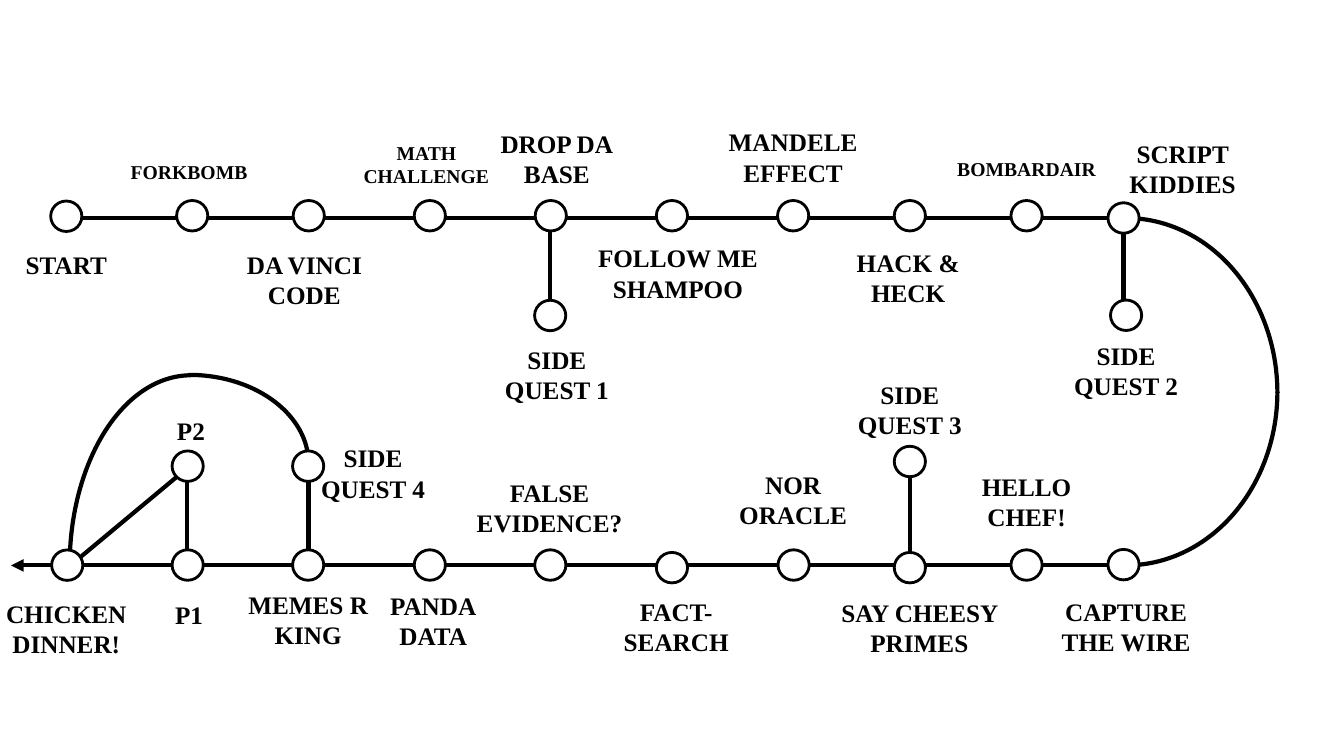
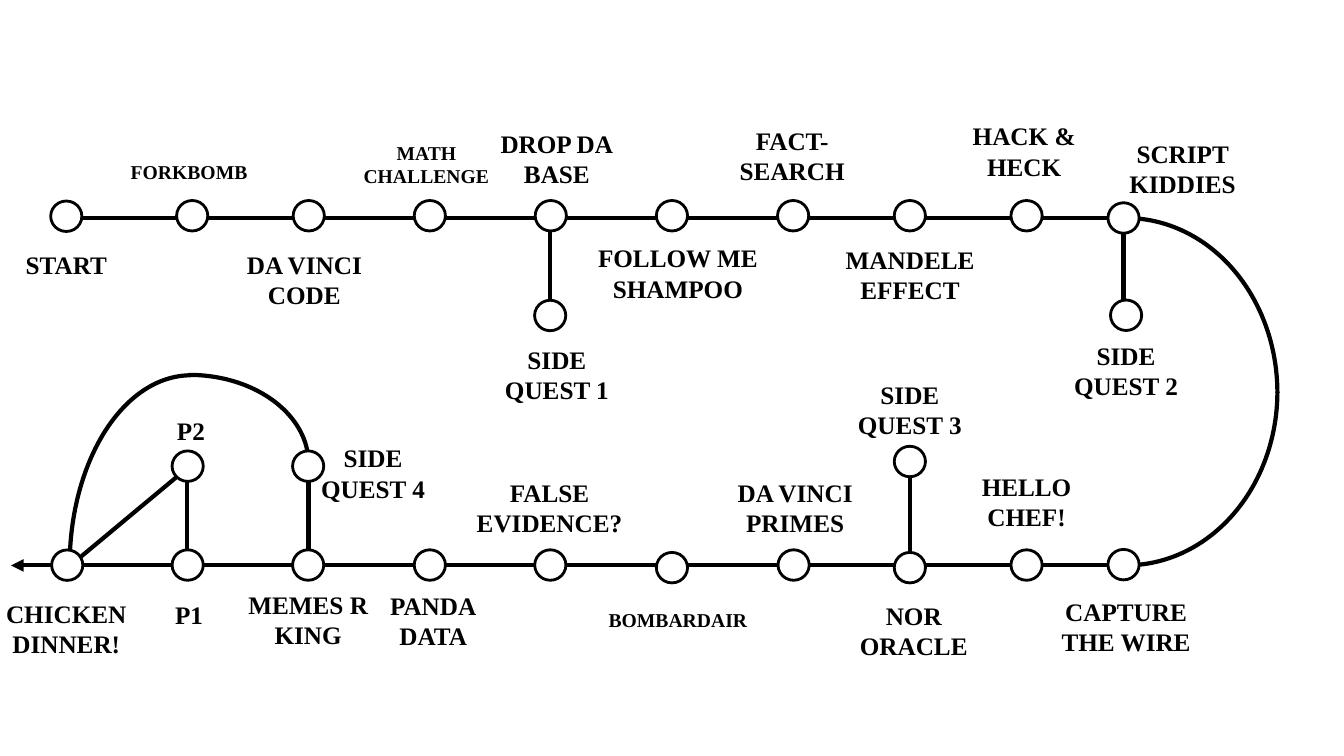
Before and after one commit to ngzhaoming/Capture-the-Flag-Wargame, a slide deck: slide 1 of CTF layout.pptx. Drawn at 1344x756 pixels with LibreOffice and Linux fonts; fonts in the diff are those of the drawing. Boxes give left, top, right and bottom in pixels: in the first picture for what was removed or moved away, otherwise in the second. Text is boxed around its words. In the diff, an @@ line names an element or a change of style, - is before the commit and + after.

```diff
--- a/CTF layout.pptx
+++ b/CTF layout.pptx
@@ text "HACK &": place and size @@
-text "HACK &" at (857,255,945,303)
+text "HACK &" at (973,128,1061,177)
@@ text "FACT-SEARCH": place and size @@
-text "FACT-SEARCH" at (624,604,729,652)
+text "FACT-SEARCH" at (740,133,845,181)
@@ text "MANDELE": place and size @@
-text "MANDELE" at (729,134,858,183)
+text "MANDELE" at (846,252,975,300)
@@ text at (738,485,852,533): text changed @@
-SAY CHEESY PRIMES
+DA VINCI
+PRIMES
@@ text "NOR ORACLE": place and size @@
-text "NOR ORACLE" at (739,477,847,525)
+text "NOR ORACLE" at (860,608,968,656)
@@ text "BOMBARDAIR": place and size @@
-text "BOMBARDAIR" at (957,163,1096,177)
+text "BOMBARDAIR" at (609,614,748,628)
```
Also in this commit, not shown: 1 other file.
